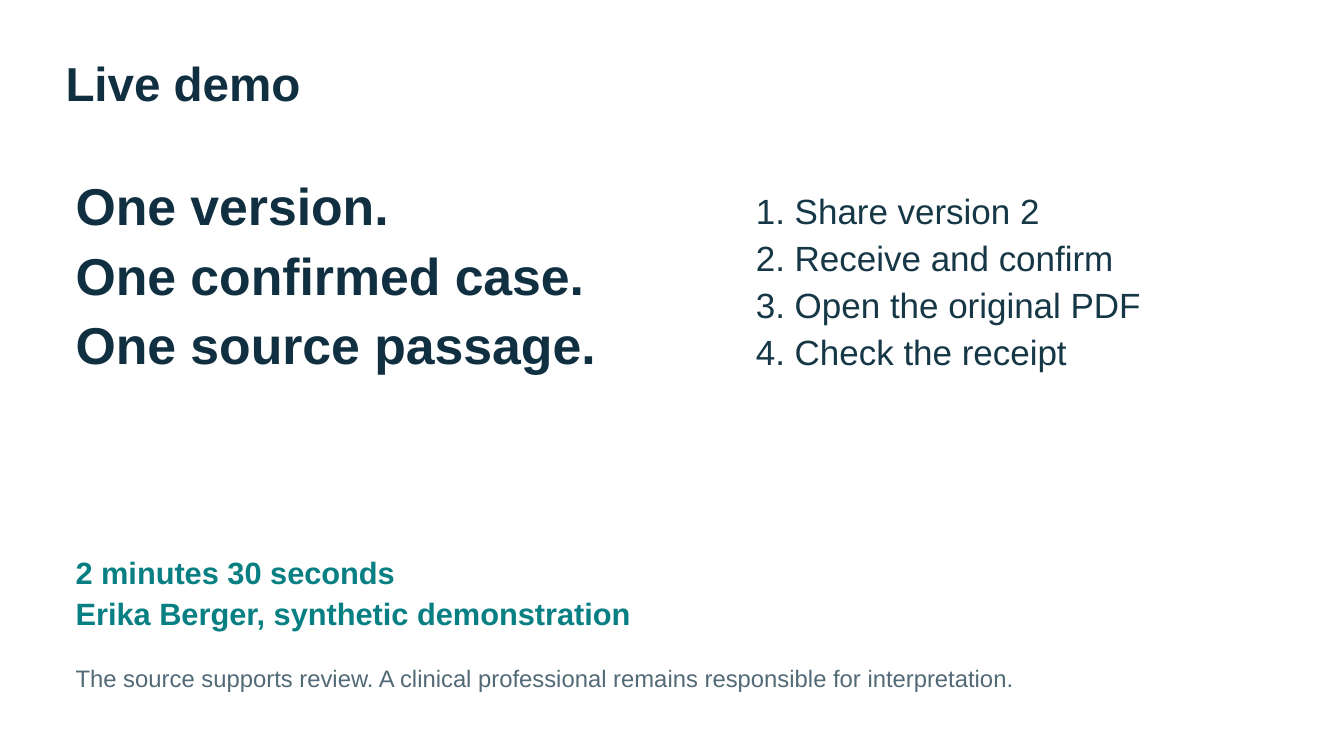
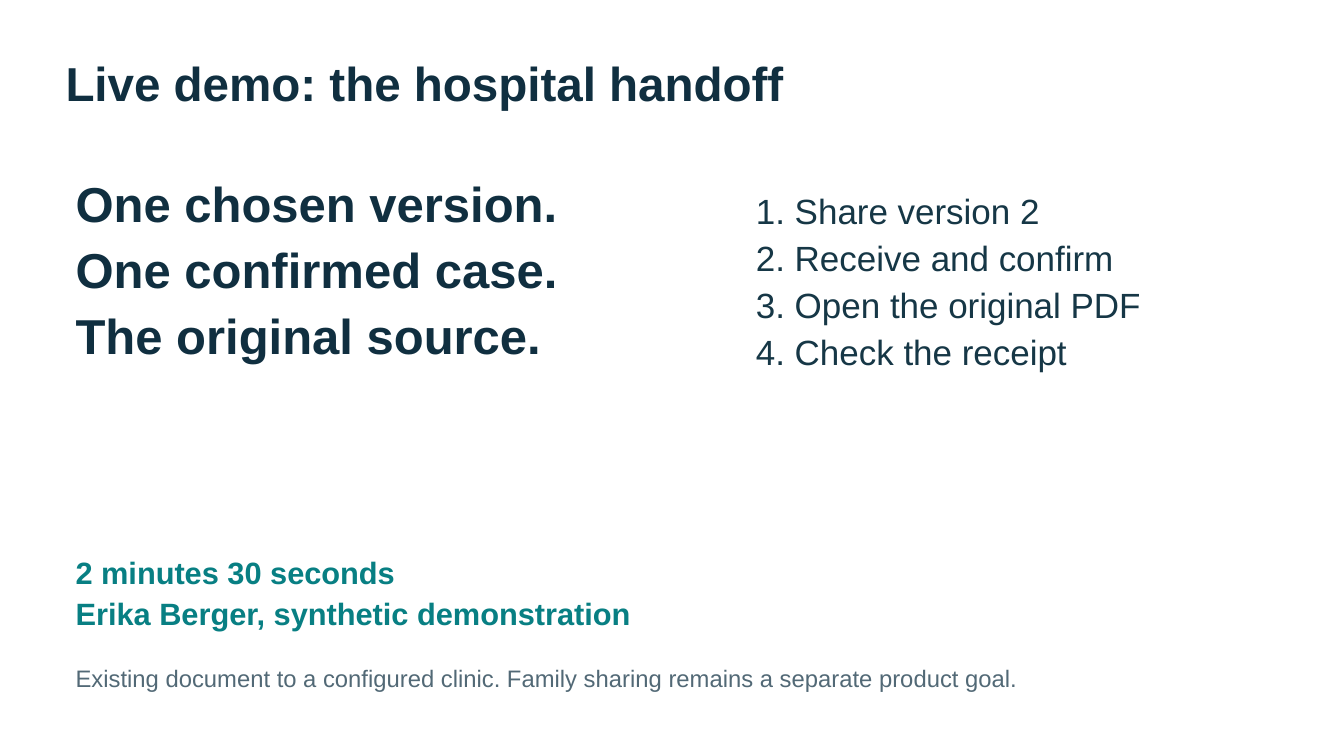
Before and after one commit to DucAnh0075/leuphana_hackathon, a slide deck: slide 4 of docs/pitch/Vorsorge-pitch.pptx. Drawn at 1344x756 pixels with LibreOffice and Linux fonts; fonts in the diff are those of the drawing. Boxes give left, top, right and bottom in pixels: in the first picture for what was removed or moved away, otherwise in the second. Text is boxed around its words. In the diff, an @@ line names an element or a change of style, - is before the commit and + after.

```diff
--- a/docs/pitch/Vorsorge-pitch.pptx
+++ b/docs/pitch/Vorsorge-pitch.pptx
@@ text at <box>66,66,783,111</box>: text changed @@
-Live demo
+Live demo: the hospital handoff
@@ text at <box>76,186,557,223</box>: text changed; size 37 to 35 pt @@
-One version.
+One chosen version.
@@ text at <box>76,252,558,289</box>: size 37 to 35 pt in "One confirmed case." @@
@@ text at <box>76,318,541,364</box>: text changed; size 37 to 35 pt @@
-One source passage.
+The original source.
@@ text at <box>76,669,1017,692</box>: text changed @@
-The source supports review. A clinical professional remains responsible for interpretation.
+Existing document to a configured clinic. Family sharing remains a separate product goal.
```
Also in this commit, not shown: 7 other slides changed, 3 slides added, 3 slides removed, 5 other files.
